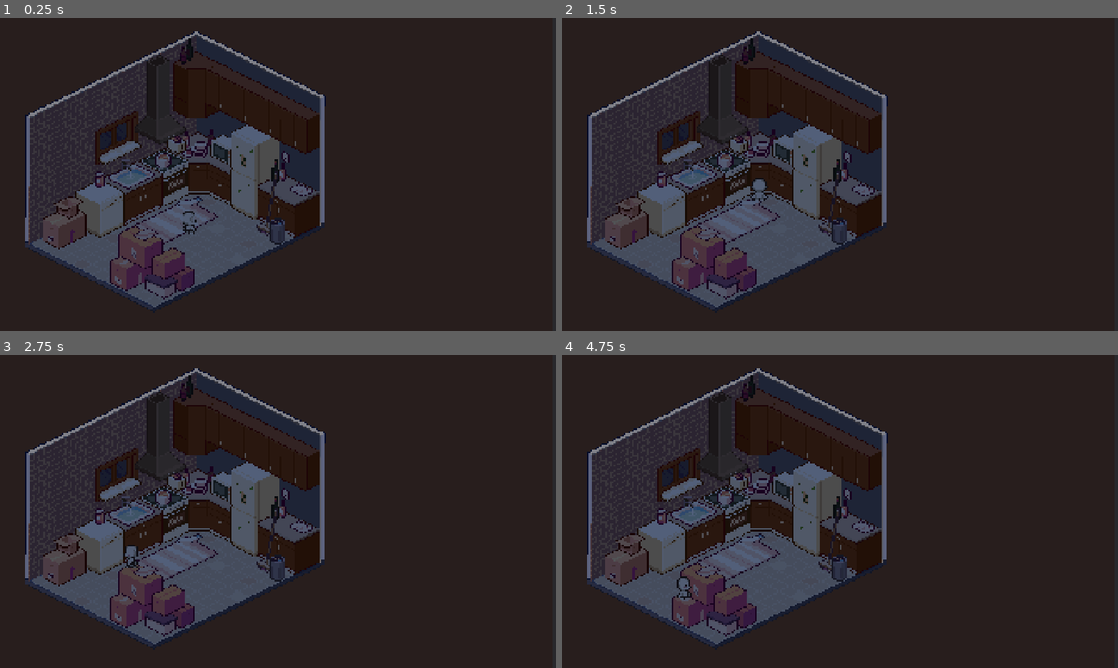
Above: before the commit, frames 1-4 (two rows, left to right).
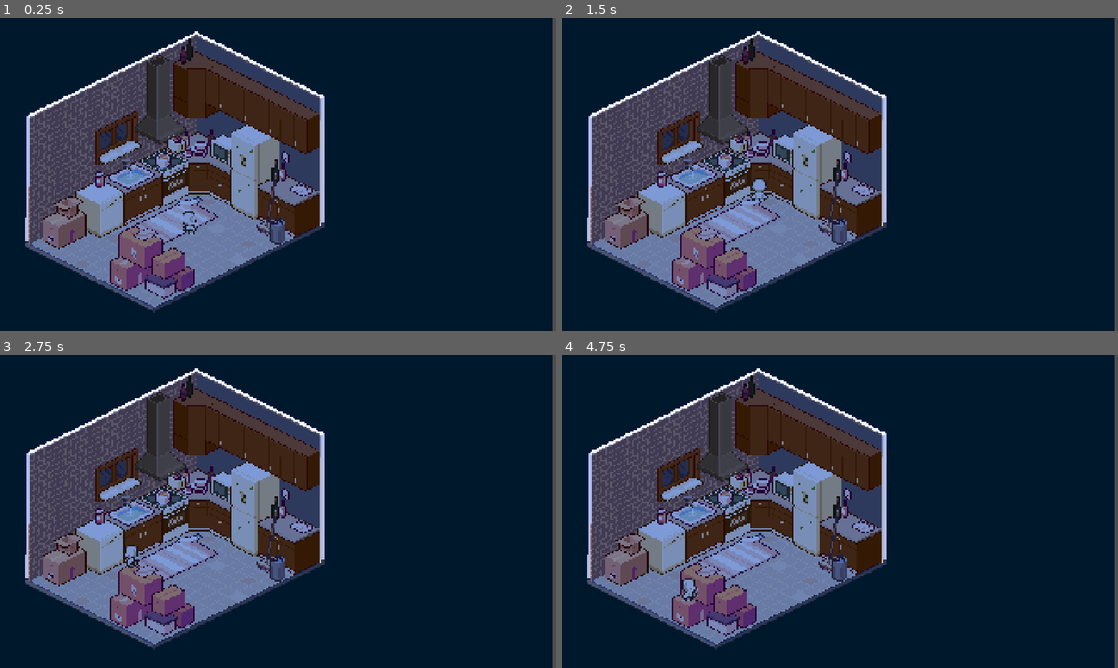
Above: after the commit, the same moments.

Repository: ayanrasulova/by-the-book
Game: Godot game, scene res://scenes/level-one.tscn
Two runs of this game, one before a commit and one after it. Both use one fixed random seed, a clock stepped at 60 frames per second and the inputs below. This scene is started directly instead of the project's main scene.
Inputs:
- Up to frame 1 (0.25 s): no input
- Up to frame 2 (1.5 s): tap Enter at 0.5 s; hold W (move_up) from 0.53 s (still down)
- Up to frame 3 (2.75 s): release W (move_up) at 2.03 s; hold A (move_left) from 2.03 s (still down)
- Up to frame 4 (4.75 s): release A (move_left) at 3.53 s; hold S (move_down) 3.53-4.28 s; hold D (move_right) from 4.28 s (still down)

The runs differ from the first frame. In frame 1, 91% of the frame differs, in the area x 0-100%, y 0-100%; in frame 2, 91%; in frame 3, 91%; in frame 4, 91%.

Commit message:
lighting fix

Diff:
--- /dev/null
+++ b/first-room.gdshader
@@ -0,0 +1,30 @@
+shader_type canvas_item;
+
+uniform sampler2D SCREEN_TEXTURE : hint_screen_texture, filter_linear_mipmap;
+// opacity of mult. layer
+uniform float multiply_opacity : hint_range(0.0,1.0) = 1.0;
+
+void vertex() {
+	// Called for every vertex the material is visible on.
+}
+
+void fragment() {
+	// read data from texture + background
+    vec4 tex_color = texture(TEXTURE, UV);
+	vec4 background_color = texture(SCREEN_TEXTURE, SCREEN_UV);
+
+	//warm light, mulitplying with background
+    vec3 warm_color = vec3(1.0, 0.7, 0.0);
+	vec3 multiplied_color = background_color.rgb * warm_color;
+	vec3 multi_with_opacity = mix(background_color.rgb, multiplied_color, multiply_opacity);
+
+    // keep the texture's original transparency
+    COLOR.rgb = mix(background_color.rgb, multi_with_opacity, tex_color.a);
+    COLOR.a = tex_color.a;
+
+}
+
+//void light() {
+//	// Called for every pixel for every light affecting the CanvasItem.
+//	// Uncomment to replace the default light processing function with this one.
+//}
--- a/scenes/first-room.tscn
+++ b/scenes/first-room.tscn
@@ -2,12 +2,18 @@
 
 [ext_resource type="Texture2D" uid="uid://b408an4wiy4co" path="res://assets/backgrounds/kitchen-1-pixel.png" id="1_kbinn"]
 [ext_resource type="Texture2D" uid="uid://b1o3tx4klc3ef" path="res://assets/textures/houselighttexture.png" id="2_3pqac"]
+[ext_resource type="Shader" uid="uid://4buvhkrvm8g4" path="res://first-room.gdshader" id="3_kjgur"]
+
+[sub_resource type="ShaderMaterial" id="ShaderMaterial_3kthi"]
+shader = ExtResource("3_kjgur")
+shader_parameter/multiply_opacity = 0.4410000209475
 
 [node name="FirstRoom" type="Node2D" unique_id=670465254]
 
 [node name="CanvasLayer" type="CanvasLayer" parent="." unique_id=30034809]
 
 [node name="ColorRect" type="ColorRect" parent="CanvasLayer" unique_id=1610908577]
+visible = false
 modulate = Color(0.56705695, 0.31550902, 0.8814918, 1)
 anchors_preset = 15
 anchor_right = 1.0
@@ -21,7 +27,7 @@
 [node name="Background" type="ColorRect" parent="RoomNode" unique_id=409486976]
 offset_right = 1911.0
 offset_bottom = 1079.0
-color = Color(0.3019608, 0.22352941, 0.19215687, 1)
+color = Color(1.8049032e-08, 0.09447531, 0.1741511, 1)
 
 [node name="Room" type="TextureRect" parent="RoomNode" unique_id=1690720730]
 offset_left = 76.0
@@ -33,27 +39,27 @@
 
 [node name="StaticBody2D" type="StaticBody2D" parent="RoomNode" unique_id=1442768226]
 
-[node name="lightsoff" type="PointLight2D" parent="RoomNode/StaticBody2D" unique_id=910272910]
+[node name="LightsOff" type="PointLight2D" parent="RoomNode/StaticBody2D" unique_id=910272910]
 position = Vector2(48, 53.000004)
 scale = Vector2(1.8807665, 1.8924053)
-color = Color(0.85383797, 0.6089138, 0.19675198, 1)
+color = Color(1.129879, 0.85852426, 0.27296928, 1)
 energy = 0.45
 blend_mode = 1
 texture = ExtResource("2_3pqac")
 offset = Vector2(319.90344, 256.12628)
 
-[node name="PointLight2D2" type="PointLight2D" parent="RoomNode/StaticBody2D" unique_id=39195122]
+[node name="WarmLights" type="Sprite2D" parent="RoomNode/StaticBody2D" unique_id=508865524]
 visible = false
-position = Vector2(39, 63)
-scale = Vector2(1.8780903, 1.8474671)
-color = Color(10.092055, 8.107544, 0, 1)
-energy = 0.02
-range_layer_max = 2
+modulate = Color(0.89, 0.62522495, 0.13349998, 0.22745098)
+self_modulate = Color(0.9599507, 0.71623427, 0.046014052, 0.09019608)
+material = SubResource("ShaderMaterial_3kthi")
+position = Vector2(49, 51.999996)
+scale = Vector2(1.8773161, 1.8582307)
 texture = ExtResource("2_3pqac")
-offset = Vector2(320.96832, 256.12628)
+offset = Vector2(320, 258)
 
 [node name="walking distance" type="CollisionPolygon2D" parent="RoomNode/StaticBody2D" unique_id=248756910]
 build_mode = 1
-polygon = PackedVector2Array(147, 732, 296, 660, 338, 672, 652, 528, 714, 529, 915, 628, 916, 689, 981, 715, 978, 836, 697, 971, 496, 849, 354, 970, 148, 858)
+polygon = PackedVector2Array(147, 732, 296, 660, 338, 672, 652, 528, 714, 529, 915, 628, 916, 689, 981, 715, 978, 823, 691, 963, 506, 865, 346, 950, 149, 845)
 
 [node name="UI" type="Node2D" parent="." unique_id=295159576]
Binary file changed: assets/backgrounds/kitchen-1-pixel.png
Not shown, added: first-room.gdshader.uid
